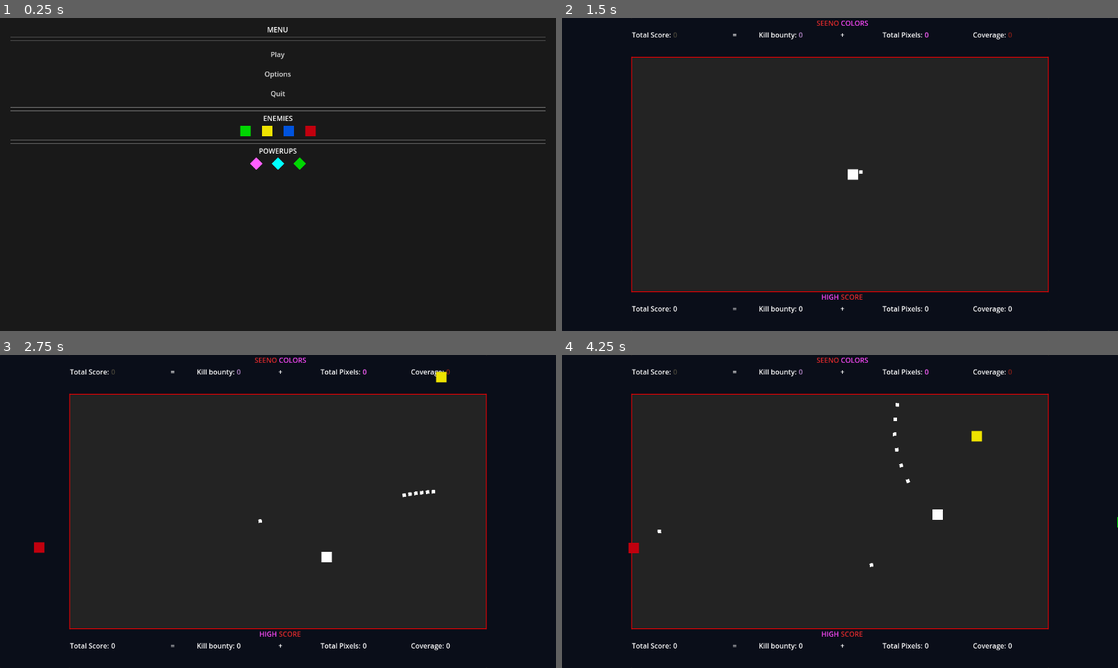
Above: before the commit, frames 1-4 (two rows, left to right).
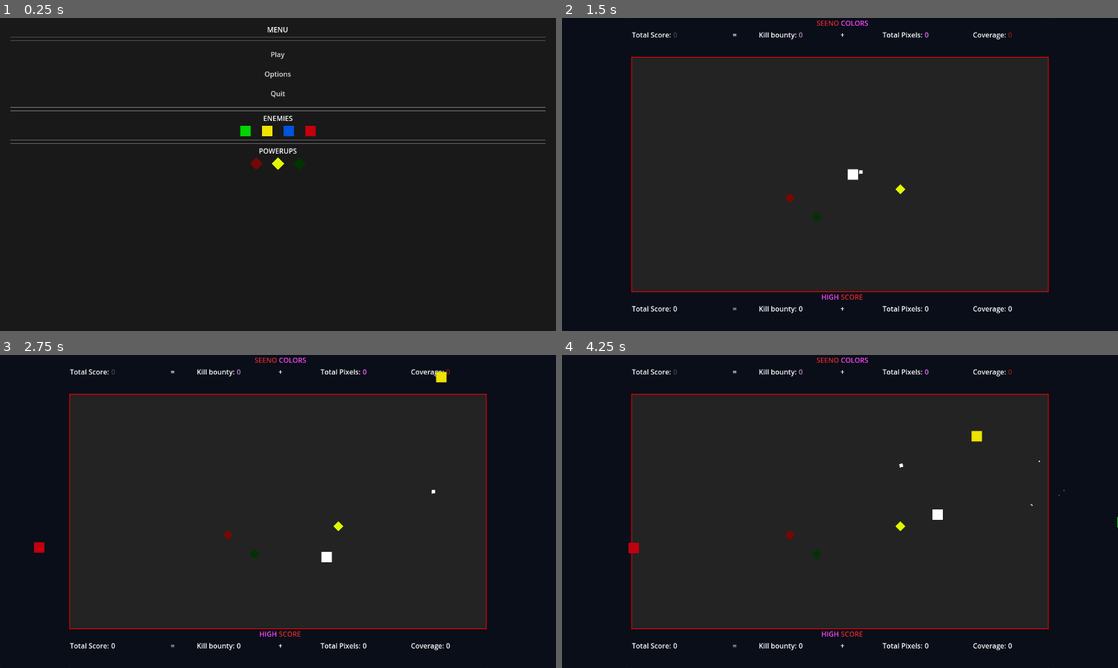
Above: after the commit, the same moments.

Repository: SeeNoirSeeNo/Get_RECT
Game: Godot game, scene res://Menu.tscn
Two runs of this game, one before a commit and one after it. Both use one fixed random seed, a clock stepped at 60 frames per second and the inputs below.
Inputs (mouse positions are in pixels of both pictures, inside the frame that each line leads up to):
- Up to frame 1 (0.25 s): no input
- Up to frame 2 (1.5 s): click "Play" at 0.5 s; tap Enter at 1.25 s; move the mouse to (962, 158) at 1.27 s; press the mouse at (962, 158) at 1.28 s; hold D (move_right) from 1.28 s (still down)
- Up to frame 3 (2.75 s): move the mouse to (166, 527) at 2.02 s; release D (move_right) at 2.03 s; release the mouse at (166, 527) at 2.03 s; hold S (move_down) from 2.03 s (still down); click (166, 527) at 2.1 s
- Up to frame 4 (4.25 s): move the mouse to (895, 442) at 2.77 s; release S (move_down) at 2.78 s; press the mouse at (895, 442) at 2.78 s; hold D (move_right) 2.78-3.53 s; move the mouse to (812, 574) at 3.52 s; release the mouse at (812, 574) at 3.53 s; hold W (move_up) from 3.53 s (still down); click (812, 574) at 3.6 s

The runs differ from the first frame. In frame 1, 0.1% of the frame differs, in the area x 45-55%, y 44-49%; in frame 2, less than 0.1%; in frame 3, 0.1%; in frame 4, 0.2%, in the area x 17-91%, y 15-68%.

Commit message:
Power Up Remake (Finished)

Diff:
--- a/Bullet.gd
+++ b/Bullet.gd
@@ -1,39 +1,60 @@
 extends Sprite2D
 
 @onready var bloodScan = get_parent().get_node("BloodScan")
+@onready var debris = preload("res://hit_debris.tscn")
+
+var active_powerup_colors = []  # New variable
+var color_change_interval = 0.15  # Change color every 0.5 seconds
+var color_ID = 0
 
 var velocity = Vector2(1,0)
 var speed = 250
 var damage #Changed in Player Script
 var look_once = true
 var bullet_wrap = 0
+var bullet_wrap_decay = 0
 var bullet_sounds = ["shoot_4", "shoot_5", "shoot_6",]
 #var bullet_sounds = ["shoot_1", "shoot_2", "shoot_3",]
 var heavy_bullet_sounds = ["shoot_4", "shoot_5", "shoot_6"]
 var type = "normal"
 
-func _init():
-	pass
-	if bullet_wrap == 1:
-		Global.play_sound(heavy_bullet_sounds.pick_random())
-		print("heavy")
-	else:
-		Global.play_sound(bullet_sounds.pick_random())
-		print("normal")
+func _ready():
+	var timer = Timer.new()
+	timer.wait_time = color_change_interval
+	timer.autostart = true
+	timer.timeout.connect(self._on_timer_timeout)
+	add_child(timer)
 
+
+func set_active_powerup_colors(colors):
+	active_powerup_colors = colors
+
+
+func _on_timer_timeout():
+	if active_powerup_colors.size() > 0:
+		modulate = active_powerup_colors[color_ID]
+		color_ID += 1
+		if color_ID >= active_powerup_colors.size():
+			color_ID = 0
 
 func _process(delta):
 	if look_once:
 		look_at(get_global_mouse_position())
 		look_once = false
-	if bullet_wrap == 1:
-		position.x = wrapf(position.x, bloodScan.arenaEdgeLeft + Global.arena_offset_left, bloodScan.arenaEdgeRight + Global.arena_offset_right)
-		position.y = wrapf(position.y, bloodScan.arenaEdgeTop + Global.arena_offset_top, bloodScan.arenaEdgeBottom + Global.arena_offset_bottom)
 
-	if global_position.x < (bloodScan.arenaEdgeLeft + Global.arena_offset_left) or global_position.x > (bloodScan.arenaEdgeRight + Global.arena_offset_right):
-		queue_free()
-	if global_position.y < (bloodScan.arenaEdgeTop + Global.arena_offset_top) or global_position.y > (bloodScan.arenaEdgeBottom +  Global.arena_offset_bottom):
-		queue_free()
+	if global_position.x < (bloodScan.arenaEdgeLeft + Global.arena_offset_left) or global_position.x > (bloodScan.arenaEdgeRight + Global.arena_offset_right) or global_position.y < (bloodScan.arenaEdgeTop + Global.arena_offset_top) or global_position.y > (bloodScan.arenaEdgeBottom +  Global.arena_offset_bottom):
+		var old_position = position
+		print(bullet_wrap)
+		if bullet_wrap >= randf():
+			position.x = wrapf(position.x, bloodScan.arenaEdgeLeft + Global.arena_offset_left, bloodScan.arenaEdgeRight + Global.arena_offset_right)
+			position.y = wrapf(position.y, bloodScan.arenaEdgeTop + Global.arena_offset_top, bloodScan.arenaEdgeBottom + Global.arena_offset_bottom)
+			if old_position != position:
+				bullet_wrap *= bullet_wrap_decay
+		else:
+			var _debris_instance = Global.instance_node(debris, global_position, Global.node_creation_parent)
+			if active_powerup_colors.size() > 0:
+				_debris_instance.modulate = active_powerup_colors[color_ID]
+			queue_free()
 
 	global_position += velocity.rotated(rotation) * speed * delta
 
--- a/Enemy_core.gd
+++ b/Enemy_core.gd
@@ -15,6 +15,9 @@
 @export var drop_chance : int = 0
 
 @onready var current_color = modulate
+#this will be hard to type on mobile so sorry, but you can have a float representing a hue, and an array[color] of the enemy colors, and with a for loop add randf_range(0.05, 0.2) to that float, and set the h property to the float
+
+
 
 var impact_sound_array = ["impact_1", "impact_2"]
 var target_position = Vector2()  # The position the enemy is moving towards
--- a/Menu.tscn
+++ b/Menu.tscn
@@ -5,10 +5,10 @@
 [ext_resource type="PackedScene" uid="uid://bq4lfbpcv35sw" path="res://enemy_2.tscn" id="3_peh2v"]
 [ext_resource type="PackedScene" uid="uid://cmdanr0t7ih1u" path="res://enemy_3.tscn" id="4_du1nl"]
 [ext_resource type="PackedScene" uid="uid://burkbwdot6ak4" path="res://enemy_4.tscn" id="5_hg1yq"]
-[ext_resource type="PackedScene" uid="uid://ddjskc8y6bvxj" path="res://power_up_damage.tscn" id="6_wut8m"]
-[ext_resource type="PackedScene" uid="uid://5p68lf6qabf3" path="res://power_up_reload.tscn" id="7_tocfs"]
-[ext_resource type="PackedScene" uid="uid://c1jkcye11cx08" path="res://power_up_wrap.tscn" id="8_535u4"]
+[ext_resource type="PackedScene" uid="uid://b3meracix8wih" path="res://PowerUp_ShootingSpeed.tscn" id="7_exgfq"]
+[ext_resource type="PackedScene" uid="uid://v1f43hnd63ys" path="res://PowerUp_Wrap.tscn" id="8_y3imv"]
 [ext_resource type="PackedScene" uid="uid://dei3empqdqm4v" path="res://sound_controller.tscn" id="9_425w1"]
+[ext_resource type="PackedScene" uid="uid://dot51taso3orw" path="res://PowerUp_Damage.tscn" id="10_sskve"]
 
 [node name="Menu" type="Panel"]
 anchors_preset = 15
@@ -218,11 +218,11 @@
 offset_right = 16.0
 offset_bottom = 5.0
 rotation = 0.785398
-tooltip_text = "PURPLE POWER
-Duration 5 Seconds
-Damage +1000%"
-
-[node name="Power_up_damage" parent="MarginContainer/VBoxContainer/Powerup_container/Control" instance=ExtResource("6_wut8m")]
+tooltip_text = "Power-Up: DAMAGE
+Duration 5 Seconds
+Damage x10"
+
+[node name="powerUp_Damage" parent="MarginContainer/VBoxContainer/Powerup_container/Control" instance=ExtResource("10_sskve")]
 
 [node name="Control2" type="Control" parent="MarginContainer/VBoxContainer/Powerup_container"]
 layout_mode = 2
@@ -233,12 +233,11 @@
 offset_right = 16.0
 offset_bottom = 5.0
 rotation = 0.785398
-tooltip_text = "TEAL POWER
-Duration 5 Seconds
-Shooting Speed +1000%"
-
-[node name="Power_up_reload" parent="MarginContainer/VBoxContainer/Powerup_container/Control2" instance=ExtResource("7_tocfs")]
-position = Vector2(-6.10352e-05, -3.05176e-05)
+tooltip_text = "Power-Up: Shooting Speed
+Duration 5 Seconds
+Shooting Speed +200%"
+
+[node name="powerUp_ShootingSpeed" parent="MarginContainer/VBoxContainer/Powerup_container/Control2" instance=ExtResource("7_exgfq")]
 
 [node name="Control3" type="Control" parent="MarginContainer/VBoxContainer/Powerup_container"]
 layout_mode = 2
@@ -249,11 +248,11 @@
 offset_right = 16.0
 offset_bottom = 5.0
 rotation = 0.785398
-tooltip_text = "GREEN POWER
-Duration 5 Seconds
-Bullet Accuracy +1000%"
-
-[node name="Power_up_wrap" parent="MarginContainer/VBoxContainer/Powerup_container/Control3" instance=ExtResource("8_535u4")]
+tooltip_text = "POWER UP WRAP
+Duration 5 Seconds
+Bullet Accuracy +25%"
+
+[node name="powerUp_Wrap" parent="MarginContainer/VBoxContainer/Powerup_container/Control3" instance=ExtResource("8_y3imv")]
 
 [node name="Sound_controller" parent="." instance=ExtResource("9_425w1")]
 
--- /dev/null
+++ b/PowerUp.gd
@@ -0,0 +1,16 @@
+#PowerUp.gd
+extends Sprite2D
+class_name PowerUp
+
+var ID = "PowerUp_ID"
+var color = Color.WHITE
+var base_color = color
+var duration = 5.0
+
+func _on_hitbox_area_entered(area):
+	if area.is_in_group("Player"):
+		activate()
+
+
+func activate():
+	pass
--- /dev/null
+++ b/PowerUp_Damage.gd
@@ -0,0 +1,23 @@
+#PowerUp_Damage
+extends PowerUp
+
+
+var damage_multiplier = 10
+
+func _ready():
+	ID = "PowerUp_Damage"
+	color = Color8(173,46,36)
+	self_modulate = color
+
+func activate():
+	print(ID, " Active")
+	var player = get_node("/root/Arena/Player")
+	player.add_active_powerup_color(color)
+	$Hitbox/CollisionShape2D.set_deferred("disabled", true)
+	visible = false
+	player.modify_damage(damage_multiplier, color)
+	await get_tree().create_timer(duration).timeout
+	print(ID, " Deactivated")
+	player.remove_active_powerup_color(color)
+	player.modify_damage(1.0 / damage_multiplier, base_color)
+	queue_free()
--- /dev/null
+++ b/PowerUp_Damage.tscn
@@ -0,0 +1,64 @@
+[gd_scene load_steps=7 format=3 uid="uid://dot51taso3orw"]
+
+[ext_resource type="Texture2D" uid="uid://b4hhkipq6wabg" path="res://Square.png" id="1_w12xs"]
+[ext_resource type="Script" path="res://PowerUp_Damage.gd" id="2_ddvgu"]
+
+[sub_resource type="RectangleShape2D" id="RectangleShape2D_jeax5"]
+size = Vector2(16, 16)
+
+[sub_resource type="Animation" id="Animation_or5ni"]
+resource_name = "Appear"
+step = 0.05
+tracks/0/type = "value"
+tracks/0/imported = false
+tracks/0/enabled = true
+tracks/0/path = NodePath(".:scale")
+tracks/0/interp = 2
+tracks/0/loop_wrap = true
+tracks/0/keys = {
+"times": PackedFloat32Array(0, 0.2, 0.45, 0.65),
+"transitions": PackedFloat32Array(1, 1, 1, 1),
+"update": 0,
+"values": [Vector2(1e-05, 1e-05), Vector2(1, 1), Vector2(2, 2), Vector2(1, 1)]
+}
+
+[sub_resource type="Animation" id="Animation_s68m8"]
+length = 0.001
+tracks/0/type = "value"
+tracks/0/imported = false
+tracks/0/enabled = true
+tracks/0/path = NodePath(".:scale")
+tracks/0/interp = 1
+tracks/0/loop_wrap = true
+tracks/0/keys = {
+"times": PackedFloat32Array(0),
+"transitions": PackedFloat32Array(1),
+"update": 0,
+"values": [Vector2(1e-05, 1e-05)]
+}
+
+[sub_resource type="AnimationLibrary" id="AnimationLibrary_2xf1k"]
+_data = {
+"Appear": SubResource("Animation_or5ni"),
+"RESET": SubResource("Animation_s68m8")
+}
+
+[node name="powerUp_Damage" type="Sprite2D"]
+modulate = Color(0.678431, 0.180392, 0.141176, 1)
+rotation = 0.785398
+scale = Vector2(1e-05, 1e-05)
+texture = ExtResource("1_w12xs")
+script = ExtResource("2_ddvgu")
+
+[node name="Hitbox" type="Area2D" parent="."]
+
+[node name="CollisionShape2D" type="CollisionShape2D" parent="Hitbox"]
+shape = SubResource("RectangleShape2D_jeax5")
+
+[node name="AnimationPlayer" type="AnimationPlayer" parent="."]
+autoplay = "Appear"
+libraries = {
+"": SubResource("AnimationLibrary_2xf1k")
+}
+
+[connection signal="area_entered" from="Hitbox" to="." method="_on_hitbox_area_entered"]
--- /dev/null
+++ b/PowerUp_ShootingSpeed.gd
@@ -0,0 +1,23 @@
+#PowerUp_Damage
+extends PowerUp
+
+
+var attackSpeed_multiplier = 3.0
+
+func _ready():
+	ID = "PowerUp_AttackSpeed"
+	color = Color8(240,251,27)
+	self_modulate = color
+
+func activate():
+	print(ID, " Active")
+	var player = get_node("/root/Arena/Player")
+	player.add_active_powerup_color(color)
+	player.modify_attackSpeed(attackSpeed_multiplier)
+	$Hitbox/CollisionShape2D.set_deferred("disabled", true)
+	visible = false
+	await get_tree().create_timer(duration).timeout
+	print(ID, " Deactivated")
+	player.remove_active_powerup_color(color)
+	player.modify_attackSpeed(1.0 / attackSpeed_multiplier)
+	queue_free()
--- a/power_up_reload.tscn
+++ b/PowerUp_ShootingSpeed.tscn
@@ -1,10 +1,10 @@
-[gd_scene load_steps=7 format=3 uid="uid://5p68lf6qabf3"]
+[gd_scene load_steps=7 format=3 uid="uid://b3meracix8wih"]
 
-[ext_resource type="Texture2D" uid="uid://b4hhkipq6wabg" path="res://Square.png" id="1_40nkm"]
-[ext_resource type="Script" path="res://Power_up.gd" id="2_e5y7j"]
+[ext_resource type="Texture2D" uid="uid://b4hhkipq6wabg" path="res://Square.png" id="1_j4rqg"]
+[ext_resource type="Script" path="res://PowerUp_ShootingSpeed.gd" id="2_e6on1"]
 
-[sub_resource type="RectangleShape2D" id="RectangleShape2D_y6ac1"]
-size = Vector2(15.5564, 15.5564)
+[sub_resource type="RectangleShape2D" id="RectangleShape2D_jeax5"]
+size = Vector2(16, 16)
 
 [sub_resource type="Animation" id="Animation_or5ni"]
 resource_name = "Appear"
@@ -43,22 +43,17 @@
 "RESET": SubResource("Animation_s68m8")
 }
 
-[node name="Power_up_reload" type="Sprite2D"]
-modulate = Color(0, 1, 1, 1)
+[node name="powerUp_ShootingSpeed" type="Sprite2D"]
+modulate = Color(0.941176, 0.984314, 0.105882, 1)
 rotation = 0.785398
 scale = Vector2(1e-05, 1e-05)
-texture = ExtResource("1_40nkm")
-script = ExtResource("2_e5y7j")
-player_variable_modify = "reload_speed"
-player_variable_set = 0.01
-player_variable_modify_2 = "bullet_color"
-player_variable_set_2 = Color(0, 1, 1, 1)
-power_up_duration = 5.0
+texture = ExtResource("1_j4rqg")
+script = ExtResource("2_e6on1")
 
 [node name="Hitbox" type="Area2D" parent="."]
 
 [node name="CollisionShape2D" type="CollisionShape2D" parent="Hitbox"]
-shape = SubResource("RectangleShape2D_y6ac1")
+shape = SubResource("RectangleShape2D_jeax5")
 
 [node name="AnimationPlayer" type="AnimationPlayer" parent="."]
 autoplay = "Appear"
--- /dev/null
+++ b/PowerUp_Wrap.gd
@@ -0,0 +1,23 @@
+#PowerUp_Damage
+extends PowerUp
+
+
+var wrap_multiplier = 1
+
+func _ready():
+	ID = "PowerUp_Wrap"
+	color = Color8(0,114,0)
+	self_modulate = color
+
+func activate():
+	print(ID, " Active")
+	var player = get_node("/root/Arena/Player")
+	player.add_active_powerup_color(color)
+	$Hitbox/CollisionShape2D.set_deferred("disabled", true)
+	visible = false
+	player.modify_wrap(wrap_multiplier)
+	await get_tree().create_timer(duration).timeout
+	print(ID, " Deactivated")
+	player.remove_active_powerup_color(color)
+	player.modify_wrap(-wrap_multiplier)
+	queue_free()
--- a/power_up_wrap.tscn
+++ b/PowerUp_Wrap.tscn
@@ -1,10 +1,10 @@
-[gd_scene load_steps=7 format=3 uid="uid://c1jkcye11cx08"]
+[gd_scene load_steps=7 format=3 uid="uid://v1f43hnd63ys"]
 
-[ext_resource type="Texture2D" uid="uid://b4hhkipq6wabg" path="res://Square.png" id="1_8uw8d"]
-[ext_resource type="Script" path="res://Power_up.gd" id="1_pgq0t"]
+[ext_resource type="Texture2D" uid="uid://b4hhkipq6wabg" path="res://Square.png" id="1_v15hm"]
+[ext_resource type="Script" path="res://PowerUp_Wrap.gd" id="2_7045x"]
 
-[sub_resource type="RectangleShape2D" id="RectangleShape2D_y6ac1"]
-size = Vector2(15.5564, 15.5564)
+[sub_resource type="RectangleShape2D" id="RectangleShape2D_jeax5"]
+size = Vector2(16, 16)
 
 [sub_resource type="Animation" id="Animation_or5ni"]
 resource_name = "Appear"
@@ -43,22 +43,17 @@
 "RESET": SubResource("Animation_s68m8")
 }
 
-[node name="Power_up_wrap" type="Sprite2D"]
-modulate = Color(0, 0.839216, 0.00784314, 1)
+[node name="powerUp_Wrap" type="Sprite2D"]
+modulate = Color(0, 0.447059, 0, 1)
 rotation = 0.785398
 scale = Vector2(1e-05, 1e-05)
-texture = ExtResource("1_8uw8d")
-script = ExtResource("1_pgq0t")
-player_variable_modify = "bullet_wrap"
-player_variable_set = 1.0
-player_variable_modify_2 = "bullet_color"
-player_variable_set_2 = Color(0, 1, 0, 1)
-power_up_duration = 5.0
+texture = ExtResource("1_v15hm")
+script = ExtResource("2_7045x")
 
 [node name="Hitbox" type="Area2D" parent="."]
 
 [node name="CollisionShape2D" type="CollisionShape2D" parent="Hitbox"]
-shape = SubResource("RectangleShape2D_y6ac1")
+shape = SubResource("RectangleShape2D_jeax5")
 
 [node name="AnimationPlayer" type="AnimationPlayer" parent="."]
 autoplay = "Appear"
--- a/Power_up.gd
+++ /dev/null
@@ -1,22 +0,0 @@
-extends Sprite2D
-
-@export var power_up_name : String
-@export var player_variable_modify : String
-@export var player_variable_set : float
-@export var player_variable_modify_2 : String
-@export var player_variable_set_2 : Color
-@export var power_up_duration : float
-
-var power_up_sound = ["powerUpPickup_1",]
-
-func _on_hitbox_area_entered(area):
-	if area.is_in_group("Player") and area.get_parent().power_up_active == false:
-		Global.play_sound(power_up_sound.pick_random())
-		print("picked up!")
-		area.get_parent().set(player_variable_modify, player_variable_set)
-		area.get_parent().set(player_variable_modify_2, player_variable_set_2)
-		area.get_parent().get_node("Power_up_cooldown").wait_time = power_up_duration
-		area.get_parent().get_node("Power_up_cooldown").start()
-		area.get_parent().power_up_reset.append(name)
-		area.get_parent().power_up_active = true
-		queue_free()
--- a/arena.tscn
+++ b/arena.tscn
@@ -10,14 +10,14 @@
 [ext_resource type="Script" path="res://Highscore.gd" id="5_ew1np"]
 [ext_resource type="PackedScene" uid="uid://burkbwdot6ak4" path="res://enemy_4.tscn" id="5_fa1eb"]
 [ext_resource type="Script" path="res://Camera2D.gd" id="5_riky4"]
-[ext_resource type="PackedScene" uid="uid://c1jkcye11cx08" path="res://power_up_wrap.tscn" id="8_5o750"]
 [ext_resource type="Script" path="res://objectSpawner.gd" id="11_4ecc0"]
-[ext_resource type="PackedScene" uid="uid://5p68lf6qabf3" path="res://power_up_reload.tscn" id="11_am8eh"]
-[ext_resource type="PackedScene" uid="uid://ddjskc8y6bvxj" path="res://power_up_damage.tscn" id="12_sqghl"]
 [ext_resource type="Script" path="res://sparkle.gd" id="12_vslwu"]
 [ext_resource type="PackedScene" uid="uid://dei3empqdqm4v" path="res://sound_controller.tscn" id="13_l134k"]
 [ext_resource type="Script" path="res://BloodScan.gd" id="16_oeknt"]
 [ext_resource type="PackedScene" uid="uid://cn3d7kv8lwa7l" path="res://scoreboard.tscn" id="17_e16v7"]
+[ext_resource type="PackedScene" uid="uid://v1f43hnd63ys" path="res://PowerUp_Wrap.tscn" id="18_tum7t"]
+[ext_resource type="PackedScene" uid="uid://dot51taso3orw" path="res://PowerUp_Damage.tscn" id="19_6pj5q"]
+[ext_resource type="PackedScene" uid="uid://b3meracix8wih" path="res://PowerUp_ShootingSpeed.tscn" id="20_f3e7x"]
 
 [sub_resource type="Environment" id="Environment_seaom"]
 background_mode = 3
@@ -157,7 +157,7 @@
 position = Vector2(640, 360)
 script = ExtResource("11_4ecc0")
 enemies = Array[PackedScene]([ExtResource("2_5dgjm"), ExtResource("3_b05s4"), ExtResource("4_jvihm"), ExtResource("5_fa1eb")])
-power_ups = Array[PackedScene]([ExtResource("12_sqghl"), ExtResource("11_am8eh"), ExtResource("8_5o750")])
+power_ups = Array[PackedScene]([ExtResource("20_f3e7x"), ExtResource("19_6pj5q")])
 
 [node name="Area2D" type="Area2D" parent="objectSpawner"]
 
@@ -171,6 +171,15 @@
 wait_time = 8.0
 autostart = true
 
+[node name="powerUp_Damage" parent="." instance=ExtResource("19_6pj5q")]
+position = Vector2(525, 414)
+
+[node name="powerUp_ShootingSpeed" parent="." instance=ExtResource("20_f3e7x")]
+position = Vector2(779, 394)
+
+[node name="powerUp_Wrap" parent="." instance=ExtResource("18_tum7t")]
+position = Vector2(586, 458)
+
 [connection signal="timeout" from="Camera2D/Screen_shake_time" to="Camera2D" method="_on_screen_shake_time_timeout"]
 [connection signal="timeout" from="BloodScan/BloodScanTimer" to="BloodScan" method="_on_blood_scan_timer_timeout"]
 [connection signal="timeout" from="objectSpawner/Enemy_spawn_timer" to="objectSpawner" method="_on_enemy_spawn_timer_timeout"]
--- a/hit_debris.gd
+++ b/hit_debris.gd
@@ -2,7 +2,6 @@
 
 
 func _ready():
-	#get_tree().create_timer(0.2).timeout.connect(queue_free)
 	await get_tree().create_timer(0.2).timeout
 	set_process(false)
 	set_physics_process(false)
--- a/player.gd
+++ b/player.gd
@@ -9,18 +9,19 @@
 @onready var camera = $"../Camera2D"
 @onready var bloodScan = $"../BloodScan"
 
+
+var active_powerup_colors = []
 var speed = 150
 var velocity = Vector2()
 var current_color = modulate
-var reload_speed = 0.1
-var default_reload_speed = reload_speed
+var attackSpeed = 100.0  # Attack once every 2 seconds
 var power_up_reset = []
 var damage = 1
 var default_damage = 1
 var can_shoot = true
 var is_dead = false
 var bullet_wrap = 0
-var default_wrap = bullet_wrap
+var bullet_wrap_decay = 0.5
 var bullet_color = Color(1, 1, 1, 1)
 var default_bullet_color = bullet_color
 var power_up_active = false
@@ -30,6 +31,7 @@
 func _ready():
 	Global.player = self
 	self.global_position = get_viewport().size / 2
+	$Reload_speed.wait_time = get_attack_delay()
 
 
 func _exit_tree():
@@ -54,16 +56,40 @@
 	if Input.is_action_pressed("click") and Global.node_creation_parent != null and can_shoot and is_dead == false:
 		var bullet_instance = Global.instance_node(bullet,global_position,Global.node_creation_parent)
 		bullet_instance.damage = damage
-		if bullet_wrap == 1:
-			bullet_instance.bullet_wrap = 1
-		bullet_instance.modulate = bullet_color
+		bullet_instance.bullet_wrap_decay = bullet_wrap_decay
+		bullet_instance.bullet_wrap = bullet_wrap
+		bullet_instance.set_active_powerup_colors(active_powerup_colors.duplicate())
 		$Reload_speed.start()
 		can_shoot = false
 
 
+func add_active_powerup_color(color):
+	active_powerup_colors.append(color)
+
+func remove_active_powerup_color(color):
+	active_powerup_colors.erase(color)
+
+
+func get_attack_delay():
+	return 200.0 / attackSpeed  # Delay in seconds
+
+func modify_attackSpeed(multiplier):
+	attackSpeed *= multiplier
+	$Reload_speed.stop()
+	$Reload_speed.wait_time = get_attack_delay()
+	$Reload_speed.start()
+
+func modify_damage(multiplier, color):
+	damage *= multiplier
+	bullet_color = color
+
+func modify_wrap(modifier):
+	bullet_wrap += modifier
+
+
 func _on_reload_speed_timeout():
 	can_shoot = true
-	$Reload_speed.wait_time = reload_speed
+	$Reload_speed.wait_time = get_attack_delay()
 
 
 func _on_hitbox_area_entered(area):
@@ -81,19 +107,19 @@
 
 
 
-func _on_power_up_cooldown_timeout():
-	if power_up_reset.find("Power_up_reload") != null:
-		reload_speed = default_reload_speed
-		power_up_reset.erase("Power_up_reload")
-
-	if power_up_reset.find("Power_up_damage") != null:
-		damage = default_damage
-
-		power_up_reset.erase("Power_up_damage")
-
-	if power_up_reset.find("Power_up_wrap") != null:
-		bullet_wrap = default_wrap
-		power_up_reset.erase("Power_up_wrap")
-
-	bullet_color = default_bullet_color
-	power_up_active = false
+#func _on_power_up_cooldown_timeout():
+#	if power_up_reset.find("Power_up_reload") != null:
+#		attackSpeed = default_attackSpeed
+#		power_up_reset.erase("Power_up_reload")
+#
+#	if power_up_reset.find("Power_up_damage") != null:
+#		damage = default_damage
+#
+#		power_up_reset.erase("Power_up_damage")
+#
+#	if power_up_reset.find("Power_up_wrap") != null:
+#		bullet_wrap = default_wrap
+#		power_up_reset.erase("Power_up_wrap")
+#
+#	bullet_color = default_bullet_color
+#	power_up_active = false
--- a/power_up_damage.tscn
+++ /dev/null
@@ -1,10 +0,0 @@
-[gd_scene load_steps=2 format=3 uid="uid://ddjskc8y6bvxj"]
-
-[ext_resource type="PackedScene" uid="uid://5p68lf6qabf3" path="res://power_up_reload.tscn" id="1_t7qyg"]
-
-[node name="Power_up_damage" instance=ExtResource("1_t7qyg")]
-modulate = Color(1, 0.368627, 1, 1)
-player_variable_modify = "damage"
-player_variable_set = 10.0
-player_variable_set_2 = Color(1, 0.368627, 1, 1)
-power_up_duration = 4.995
Not shown, added: Pow169A.tmp
